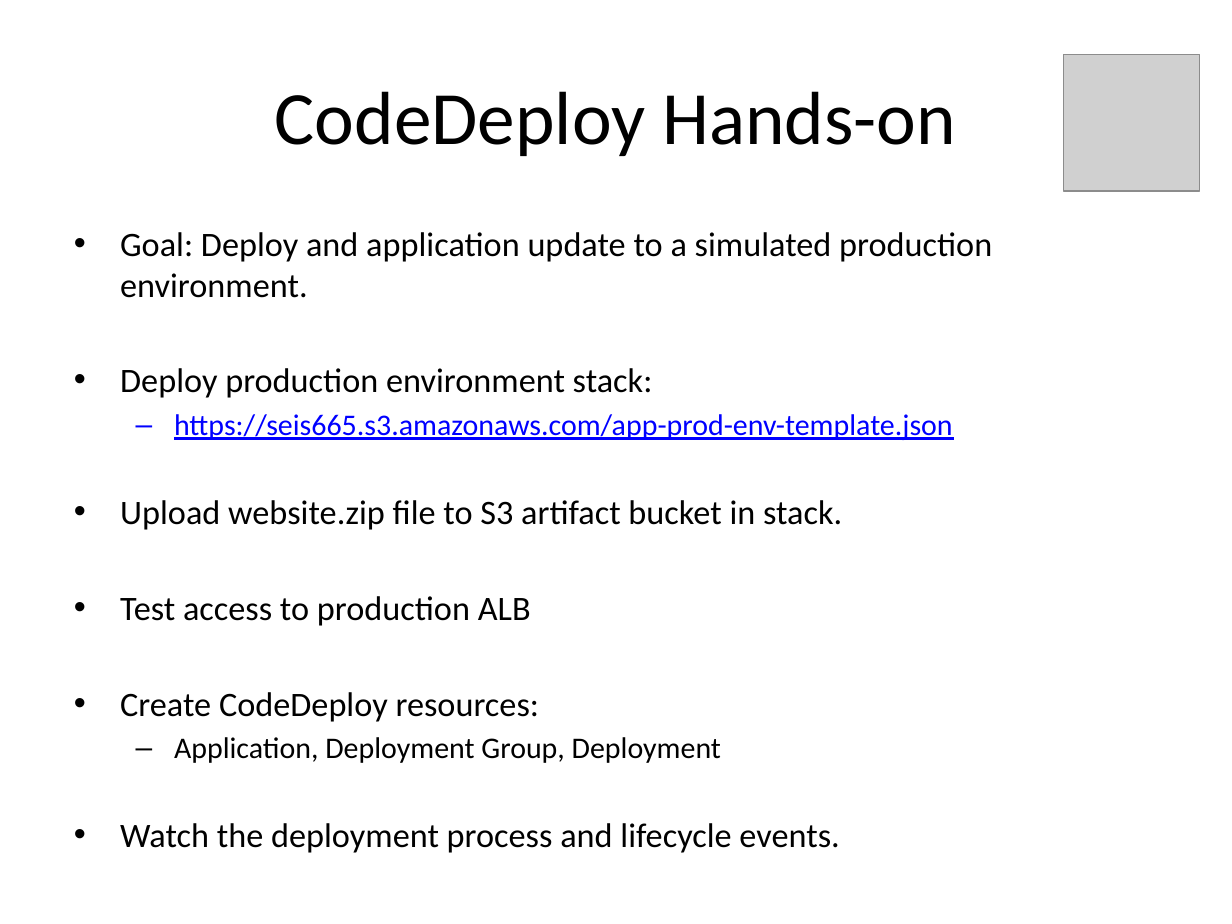
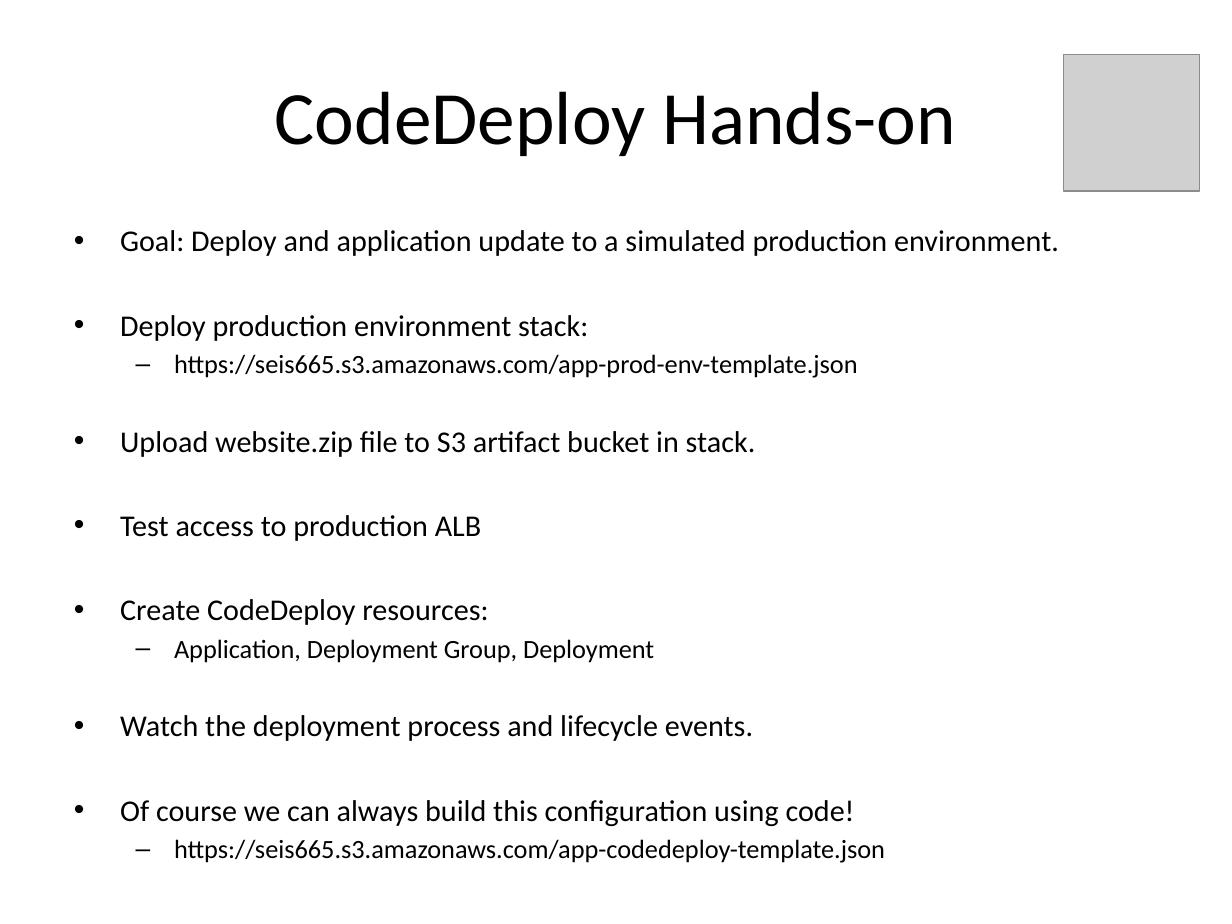
Before and after one commit to jasondbaker/infrastructure-class, a slide deck: slide 34 of lectures/infrastructure-week-10.pptx (slide 33 before the commit). Drawn at 1232x924 pixels with LibreOffice and Linux fonts; fonts in the diff are those of the drawing; grey boxes stand for pictures. Boxes give left, top, right and bottom in pixels: in the first picture for what was removed or moved away, otherwise in the second. Text is boxed around its words. In the diff, an @@ line names an element or a change of style, - is before the commit and + after.

Commit message:
complete codedeploy hands-on

```diff
--- a/lectures/infrastructure-week-10.pptx
+++ b/lectures/infrastructure-week-10.pptx
@@ text at (120, 230, 1059, 741): size 20 to 17.6 pt in "Goal: Deploy and application update to a ...", "Deploy production environment stack:", "Upload website.zip file to S3 artifact bucket ...", "Test access to production ALB" and 2 more places; size 17.5 to 15.4 pt in "https://seis665.s3.amazonaws.com/app-prod-env-template.json", "Application, Deployment Group, Deployment"; text colour #0000FF to #000000, underline off in "https://seis665.s3.amazonaws.com/app-prod-env-template.json" @@
@@ text at (120, 800, 885, 863): paragraphs added @@
+• Of course we can always build this configuration using code!
+  – https://seis665.s3.amazonaws.com/app-codedeploy-template.json
```
Also in this commit, not shown: 1 slide added, 1 other file.
